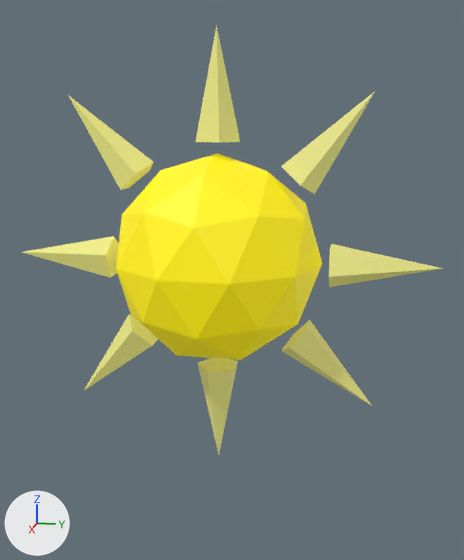
Before and after pictures for a commit that changed the FBX model Holo-Chem-Unity/Assets/Models/elements/sun_element.fbx.
Both versions are drawn from a camera (50 mm lens) standing at (5.93, 1.33, 1.28) and looking at (-0.22, 0.1, -0.26). Every picture has the same lights, and +X, +Y and +Z are marked at lower left. Where no turn or scale is listed for an object, it has been applied to the vertices.

The first picture shows 'sun_element'.
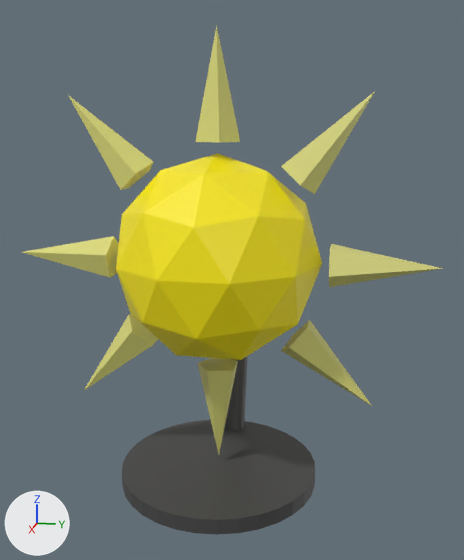
The newer file is also turned or shifted as a whole; pictures and numbers use the older file's frame.

Location of each change, (x1, y1, x2, y2) in pixels of the pictures (464 x 560 px):
'sun_element', recoloured
    both: (22, 26, 443, 454)
'stand_element', added
    after: (122, 356, 315, 535)

Patch to the scene script:
```diff
--- a/Holo-Chem-Unity/Assets/Models/elements/sun_element.fbx.py
+++ b/Holo-Chem-Unity/Assets/Models/elements/sun_element.fbx.py
@@ mat_sonne @@
+mat_sonne = principled_material('Sonne')
+mat_sonne.base_color = (1.0, 0.851, 0.0)  # yellow #ffee00
+mat_sonne.roughness = 0.4
@@ mat_sonnenstrahl_001 @@
+mat_sonnenstrahl_001 = principled_material('Sonnenstrahl.001')
+mat_sonnenstrahl_001.base_color = (0.723, 0.708, 0.203)  # yellow #dddb7c
+mat_sonnenstrahl_001.roughness = 0.4
@@ mat_stand @@
+mat_stand = principled_material('stand')
+mat_stand.base_color = (0.0607, 0.0607, 0.0607)  # dark grey #464646
@@ me_icosphere @@
 me_icosphere.from_pydata(...)  # 122 vertices, 136 faces; spans x -0.95..0.95, y -2.06..2.08, z -2.08..2.11
-me_icosphere.materials.append(mat_sun)  # yellow #ffee00
-me_icosphere.materials.append(mat_sun_ray)  # yellow #dddb7c
+me_icosphere.materials.append(mat_sonne)  # yellow #ffee00
+me_icosphere.materials.append(mat_sonnenstrahl_001)  # yellow #dddb7c
@@ me_cylinder @@
+me_cylinder.from_pydata(...)  # 234 vertices, 182 faces; spans x -1.48..1.0, y -1.0..1.0, z -0.08..2.43
+me_cylinder.materials.append(mat_stand)  # dark grey #464646
@@ ob_stand_element @@
+ob_stand_element = bpy.data.objects.new('stand_element', me_cylinder)
+ob_stand_element.location = (0.0, 0.0, -2.24)
```
